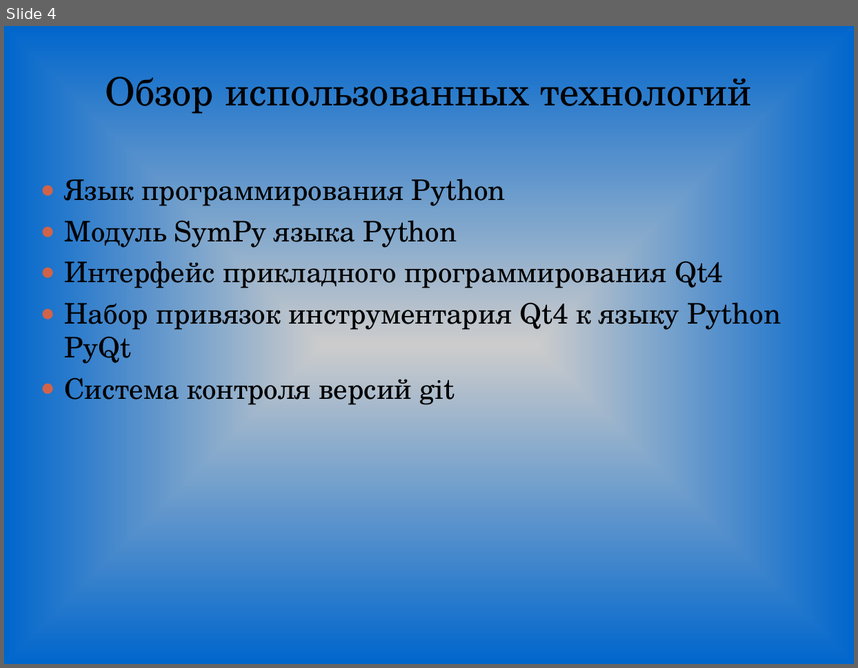
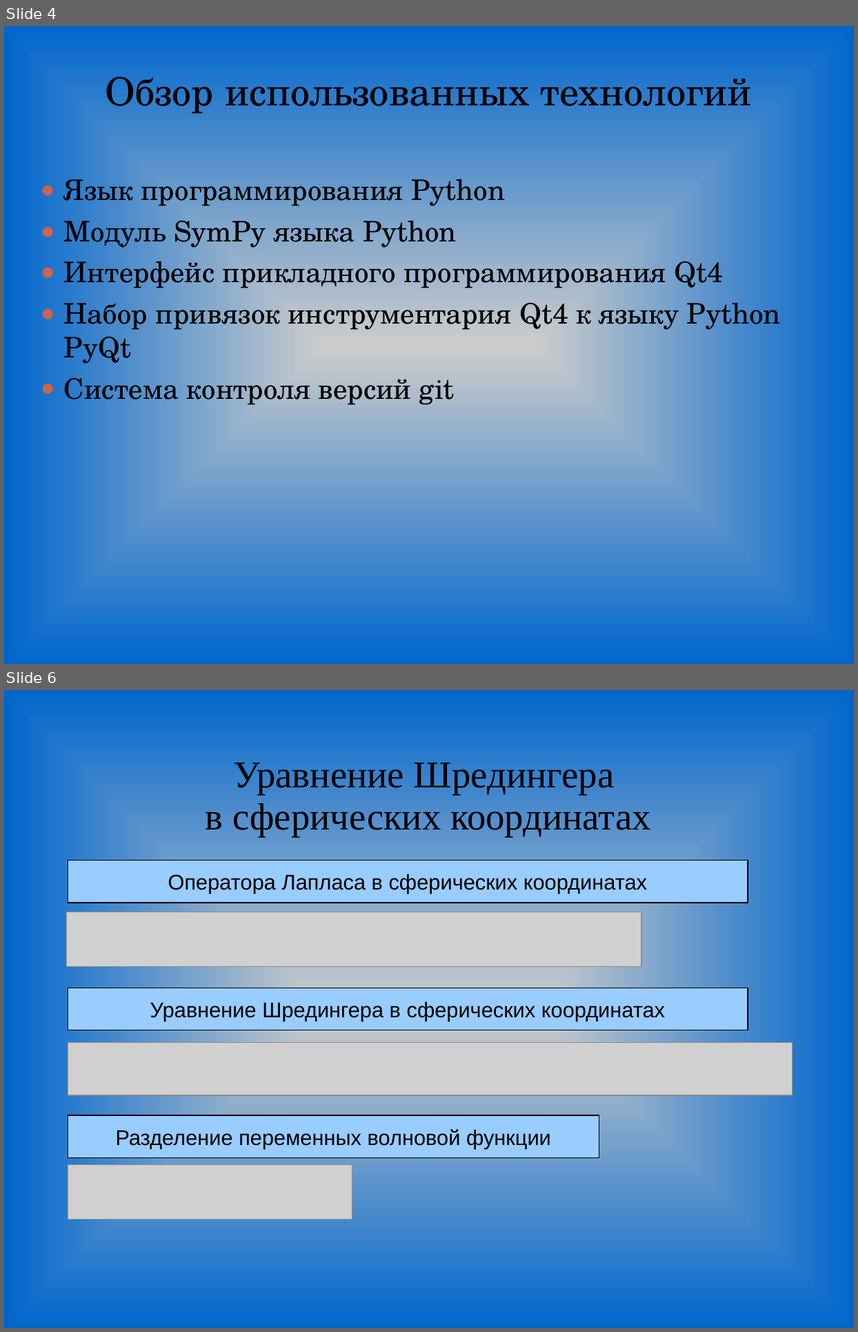
Before and after one commit to Genas2/diplom, a slide deck: TeX/pres.ppt. Shown one above the other, each under a label of ours: slide 4 before the commit, slides 4 and 6 after it; the slides between them are not shown. The pictures are 858x668 and 858x1332 pixels, drawn with LibreOffice and Linux fonts; fonts in the diff are those of the drawing; grey boxes stand for pictures. Boxes give left, top, right and bottom in pixels: in the first picture for what was removed or moved away, otherwise in the second. Text is boxed around its words. In the diff, an @@ line names an element or a change of style, - is before the commit and + after.

```diff
--- a/TeX/pres.ppt
+++ b/TeX/pres.ppt
@@ slide 6 added at (x1=4, y1=690, x2=854, y2=1328), background gradient #CCCCCC to #0066CC @@
@@ title added at (x1=205, y1=762, x2=651, y2=837), 32 pt, text #000000 @@
+Уравнение Шредингера
+в сферических координатах
@@ rectangle added at (x1=67, y1=860, x2=748, y2=903), fill #99CCFF, outline #000000 0.74 pt, 18 pt, text #000000 @@
+Оператора Лапласа в сферических координатах
@@ picture added at (x1=66, y1=912, x2=642, y2=966) @@
@@ rectangle added at (x1=67, y1=987, x2=748, y2=1030), fill #99CCFF, outline #000000 0.74 pt, 18 pt, text #000000 @@
+Уравнение Шредингера в сферических координатах
@@ picture added at (x1=67, y1=1043, x2=793, y2=1096) @@
@@ rectangle added at (x1=67, y1=1115, x2=599, y2=1158), fill #99CCFF, outline #000000 0.74 pt, 18 pt, text #000000 @@
+Разделение переменных волновой функции
@@ picture added at (x1=67, y1=1164, x2=352, y2=1220) @@
```
Also in this commit, not shown: 1 slide changed, 6 other slides added, 7 slides removed, 24 other files.
